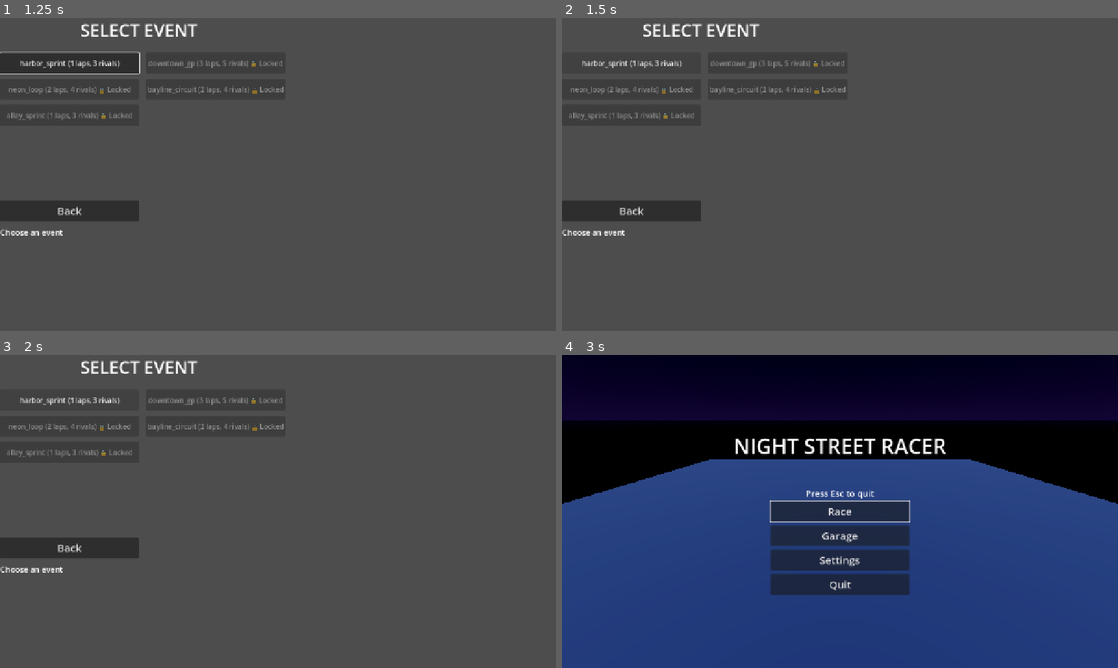
Above: before the commit, frames 1-4 (two rows, left to right).
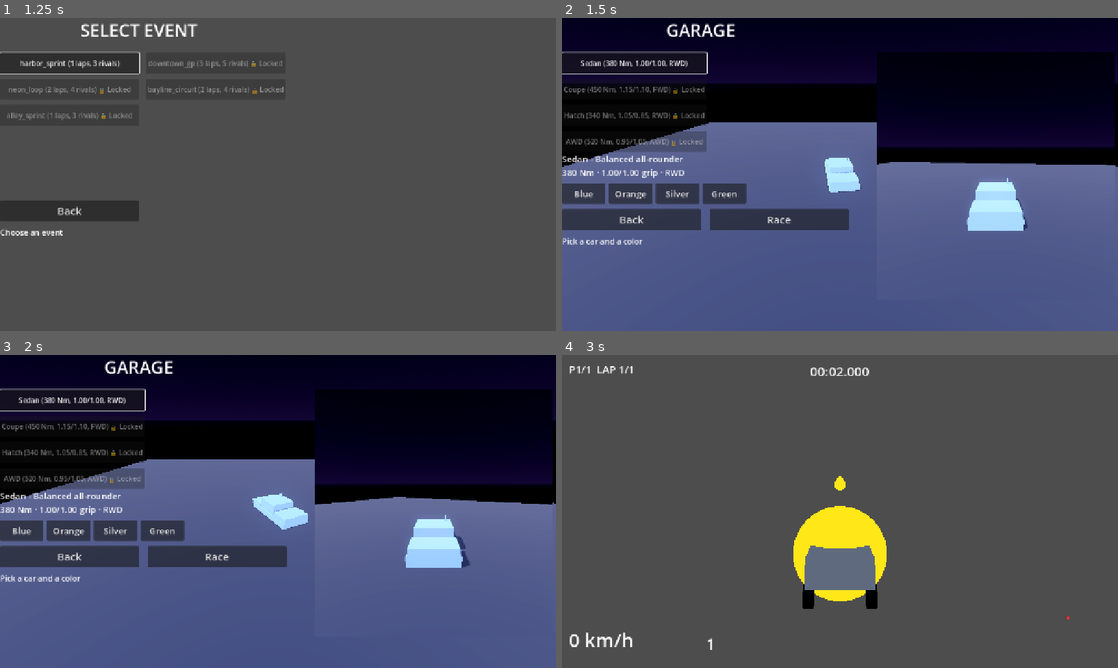
Above: after the commit, the same moments.

Repository: techafreshh/night-street-racer
Game: Godot game, scene res://scenes/ui/main_menu.tscn
The game is run twice, just before and just after one commit, with the same random seed, the same clock (stepped at 60 frames per second) and the same inputs.
Inputs (mouse positions are in pixels of both pictures, inside the frame that each line leads up to):
- Up to frame 1 (1.25 s): click "Race" at 0.5 s
- Up to frame 2 (1.5 s): click "harbor_sprint (1 laps, 3 riva…" at 1.25 s
- Up to frame 3 (2 s): no input
- Up to frame 4 (3 s): click (778, 555) at 2 s, where only the run after the commit has a clickable "Race"; click (628, 549) at 2.75 s, where only the run before the commit has a clickable "Back"

Frame 1 is identical in both runs. In frame 2, 99% of the frame differs, in the area x 0-100%, y 0-100%; in frame 3, 99%; in frame 4, 100%.

Commit message:
[#23] Pause menu and race flow wiring (menu to results) (#152)
* Add pause overlay (pause.gd + pause_menu.tscn)

Standalone CanvasLayer pause menu (process_mode ALWAYS, hidden by
default) with Resume/Restart/Quit buttons. Toggles get_tree().paused
on the combined pause/ui_cancel action, printing PAUSED/RESUMED, so
mid-race has a clean escape hatch that works while the tree is paused.

* Add full race scenes with race controller (menu to results wiring)

RaceScene controller spawns the GameState-selected car above the
route's first checkpoint, binds Route gates to the EventManager flow,
and hands a RacePositions finish table to GameState before changing to
results.tscn (guarded, stays in-race when absent). One declarative
race_<route_id>.tscn per event composing EventManager, Route, HUD,
and the pause menu; restart_race() re-arms manager + route for the
pause Restart button.

* Close the menu flow: event select advances to garage, garage starts races

_on_event_chosen now changes to garage.tscn after select_event, and
garage gains a StartButton that loads race_<current_event>.tscn
(harbor_sprint fallback). Back navigation and preview/grid code are
untouched.

* Register pause and race-flow contract tests

Adds test_pause_menu_scene, test_pause_toggle_freezes_tree,
test_race_scene_boots, and test_event_to_garage_flow in the
established check() style. Suite: 100 passed, 0 failed.

Diff:
--- /dev/null
+++ b/scenes/races/race_alley_sprint.tscn
@@ -0,0 +1,23 @@
+[gd_scene load_steps=7 format=3]
+
+[ext_resource type="Script" path="res://scripts/race/race.gd" id="1"]
+[ext_resource type="Script" path="res://scripts/race/event_manager.gd" id="2"]
+[ext_resource type="Resource" path="res://assets/events/alley_sprint.tres" id="3"]
+[ext_resource type="Script" path="res://scripts/race/route.gd" id="4"]
+[ext_resource type="PackedScene" path="res://scenes/ui/hud.tscn" id="5"]
+[ext_resource type="PackedScene" path="res://scenes/ui/pause_menu.tscn" id="6"]
+
+[node name="RaceAlleySprint" type="Node3D"]
+script = ExtResource("1")
+
+[node name="EventManager" type="Node" parent="."]
+script = ExtResource("2")
+event = ExtResource("3")
+
+[node name="Route" type="Node3D" parent="."]
+script = ExtResource("4")
+event = ExtResource("3")
+
+[node name="HUD" parent="." instance=ExtResource("5")]
+
+[node name="PauseMenu" parent="." instance=ExtResource("6")]
--- /dev/null
+++ b/scenes/races/race_bayline_circuit.tscn
@@ -0,0 +1,23 @@
+[gd_scene load_steps=7 format=3]
+
+[ext_resource type="Script" path="res://scripts/race/race.gd" id="1"]
+[ext_resource type="Script" path="res://scripts/race/event_manager.gd" id="2"]
+[ext_resource type="Resource" path="res://assets/events/bayline_circuit.tres" id="3"]
+[ext_resource type="Script" path="res://scripts/race/route.gd" id="4"]
+[ext_resource type="PackedScene" path="res://scenes/ui/hud.tscn" id="5"]
+[ext_resource type="PackedScene" path="res://scenes/ui/pause_menu.tscn" id="6"]
+
+[node name="RaceBaylineCircuit" type="Node3D"]
+script = ExtResource("1")
+
+[node name="EventManager" type="Node" parent="."]
+script = ExtResource("2")
+event = ExtResource("3")
+
+[node name="Route" type="Node3D" parent="."]
+script = ExtResource("4")
+event = ExtResource("3")
+
+[node name="HUD" parent="." instance=ExtResource("5")]
+
+[node name="PauseMenu" parent="." instance=ExtResource("6")]
--- /dev/null
+++ b/scenes/races/race_downtown_gp.tscn
@@ -0,0 +1,23 @@
+[gd_scene load_steps=7 format=3]
+
+[ext_resource type="Script" path="res://scripts/race/race.gd" id="1"]
+[ext_resource type="Script" path="res://scripts/race/event_manager.gd" id="2"]
+[ext_resource type="Resource" path="res://assets/events/downtown_gp.tres" id="3"]
+[ext_resource type="Script" path="res://scripts/race/route.gd" id="4"]
+[ext_resource type="PackedScene" path="res://scenes/ui/hud.tscn" id="5"]
+[ext_resource type="PackedScene" path="res://scenes/ui/pause_menu.tscn" id="6"]
+
+[node name="RaceDowntownGp" type="Node3D"]
+script = ExtResource("1")
+
+[node name="EventManager" type="Node" parent="."]
+script = ExtResource("2")
+event = ExtResource("3")
+
+[node name="Route" type="Node3D" parent="."]
+script = ExtResource("4")
+event = ExtResource("3")
+
+[node name="HUD" parent="." instance=ExtResource("5")]
+
+[node name="PauseMenu" parent="." instance=ExtResource("6")]
--- /dev/null
+++ b/scenes/races/race_harbor_sprint.tscn
@@ -0,0 +1,23 @@
+[gd_scene load_steps=7 format=3]
+
+[ext_resource type="Script" path="res://scripts/race/race.gd" id="1"]
+[ext_resource type="Script" path="res://scripts/race/event_manager.gd" id="2"]
+[ext_resource type="Resource" path="res://assets/events/harbor_sprint.tres" id="3"]
+[ext_resource type="Script" path="res://scripts/race/route.gd" id="4"]
+[ext_resource type="PackedScene" path="res://scenes/ui/hud.tscn" id="5"]
+[ext_resource type="PackedScene" path="res://scenes/ui/pause_menu.tscn" id="6"]
+
+[node name="RaceHarborSprint" type="Node3D"]
+script = ExtResource("1")
+
+[node name="EventManager" type="Node" parent="."]
+script = ExtResource("2")
+event = ExtResource("3")
+
+[node name="Route" type="Node3D" parent="."]
+script = ExtResource("4")
+event = ExtResource("3")
+
+[node name="HUD" parent="." instance=ExtResource("5")]
+
+[node name="PauseMenu" parent="." instance=ExtResource("6")]
--- /dev/null
+++ b/scenes/races/race_neon_loop.tscn
@@ -0,0 +1,23 @@
+[gd_scene load_steps=7 format=3]
+
+[ext_resource type="Script" path="res://scripts/race/race.gd" id="1"]
+[ext_resource type="Script" path="res://scripts/race/event_manager.gd" id="2"]
+[ext_resource type="Resource" path="res://assets/events/neon_loop.tres" id="3"]
+[ext_resource type="Script" path="res://scripts/race/route.gd" id="4"]
+[ext_resource type="PackedScene" path="res://scenes/ui/hud.tscn" id="5"]
+[ext_resource type="PackedScene" path="res://scenes/ui/pause_menu.tscn" id="6"]
+
+[node name="RaceNeonLoop" type="Node3D"]
+script = ExtResource("1")
+
+[node name="EventManager" type="Node" parent="."]
+script = ExtResource("2")
+event = ExtResource("3")
+
+[node name="Route" type="Node3D" parent="."]
+script = ExtResource("4")
+event = ExtResource("3")
+
+[node name="HUD" parent="." instance=ExtResource("5")]
+
+[node name="PauseMenu" parent="." instance=ExtResource("6")]
--- a/scenes/ui/garage.tscn
+++ b/scenes/ui/garage.tscn
@@ -122,6 +122,15 @@
 theme_override_font_sizes/font_size = 24
 text = "Back"
 
+[node name="StartButton" type="Button" parent="UI/Menu"]
+offset_left = 340.0
+offset_top = 440.0
+offset_right = 660.0
+offset_bottom = 488.0
+custom_minimum_size = Vector2(320, 48)
+theme_override_font_sizes/font_size = 24
+text = "Race"
+
 [node name="InfoLabel" type="Label" parent="UI/Menu"]
 offset_top = 500.0
 offset_right = 640.0
--- /dev/null
+++ b/scenes/ui/pause_menu.tscn
@@ -0,0 +1,48 @@
+[gd_scene load_steps=2 format=3]
+
+[ext_resource type="Script" path="res://scripts/ui/pause.gd" id="1"]
+
+[node name="PauseMenu" type="CanvasLayer"]
+process_mode = 3
+visible = false
+script = ExtResource("1")
+
+[node name="Dim" type="ColorRect" parent="."]
+anchors_preset = 15
+anchor_right = 1.0
+anchor_bottom = 1.0
+grow_horizontal = 2
+grow_vertical = 2
+color = Color(0, 0, 0, 0.6)
+
+[node name="VBox" type="VBoxContainer" parent="."]
+anchor_left = 0.5
+anchor_top = 0.5
+anchor_right = 0.5
+anchor_bottom = 0.5
+offset_left = -160.0
+offset_top = -150.0
+offset_right = 160.0
+offset_bottom = 150.0
+theme_override_constants/separation = 8
+
+[node name="Title" type="Label" parent="VBox"]
+custom_minimum_size = Vector2(320, 48)
+theme_override_font_sizes/font_size = 40
+text = "PAUSED"
+horizontal_alignment = 1
+
+[node name="ResumeButton" type="Button" parent="VBox"]
+custom_minimum_size = Vector2(320, 48)
+theme_override_font_sizes/font_size = 24
+text = "Resume"
+
+[node name="RestartButton" type="Button" parent="VBox"]
+custom_minimum_size = Vector2(320, 48)
+theme_override_font_sizes/font_size = 24
+text = "Restart"
+
+[node name="QuitButton" type="Button" parent="VBox"]
+custom_minimum_size = Vector2(320, 48)
+theme_override_font_sizes/font_size = 24
+text = "Quit"
--- /dev/null
+++ b/scripts/race/race.gd
@@ -0,0 +1,152 @@
+class_name RaceScene
+extends Node3D
+## Thin full-race controller: one declarative scene per event composing the
+## shared ground slab, a player car, the Route gates, the EventManager flow,
+## the HUD sink, and the pause overlay. Never duplicates countdown or clock
+## logic (event_manager.gd owns it); restart only re-arms manager + route.
+## Safe to boot alone: every lookup is guarded and the finish handoff
+## degrades to staying in-race when results.tscn is absent. Prints
+## RACE_READY so headless boots can gate on it.
+
+## Fallbacks when GameState carries no selection yet.
+const FALLBACK_EVENT := "harbor_sprint"
+const FALLBACK_CAR := "sedan"
+
+var _event_id := FALLBACK_EVENT
+var _manager: RaceEventManager = null
+var _route: RaceRoute = null
+
+
+func _ready() -> void:
+	_manager = get_node_or_null("EventManager") as RaceEventManager
+	_route = get_node_or_null("Route") as RaceRoute
+	_resolve_event_id()
+	_build_ground()
+	_spawn_player_car()
+	_bind_race()
+	print("RACE_READY %s" % _event_id)
+
+
+## Re-arm both halves of the race flow so the pause Restart button never
+## touches countdown internals.
+func restart_race() -> void:
+	if _manager != null:
+		_manager.reset_race()
+	if _route != null:
+		_route.reset_race()
+
+
+## Shared ground slab so headless boots have valid car physics.
+func _build_ground() -> void:
+	var ground := StaticBody3D.new()
+	ground.name = "Ground"
+	var shape := CollisionShape3D.new()
+	var box := BoxShape3D.new()
+	box.size = Vector3(1000, 1, 1000)
+	shape.shape = box
+	ground.add_child(shape)
+	ground.position = Vector3(0, -0.5, 0)
+	add_child(ground)
+
+
+## Event handle from GameState, defaulting to harbor_sprint when empty.
+func _resolve_event_id() -> void:
+	var gs := get_node_or_null("/root/GameState")
+	if gs != null:
+		var current := StringName(gs.get("current_event"))
+		if current != &"":
+			_event_id = String(current)
+
+
+## Car handle from GameState, defaulting to DEFAULT_CAR when empty,
+## mirroring menu.gd _on_garage's fill-default behavior.
+func _resolve_car_id() -> String:
+	var gs := get_node_or_null("/root/GameState")
+	if gs != null:
+		var picked := StringName(gs.get("selected_car"))
+		if picked != &"":
+			return String(picked)
+		var fallback := StringName(gs.get("DEFAULT_CAR"))
+		if fallback != &"":
+			return String(fallback)
+	return FALLBACK_CAR
+
+
+## Instance the picked car scene (sedan when the pick is missing), sample
+## player input through the vehicle_controller.gd input seam, and spawn it
+## above the route's first checkpoint facing the second.
+func _spawn_player_car() -> void:
+	var car_id := _resolve_car_id()
+	var path := "res://scenes/vehicles/car_%s.tscn" % car_id
+	if not ResourceLoader.exists(path):
+		path = "res://scenes/vehicles/car_sedan.tscn"
+	var packed := load(path) as PackedScene
+	if packed == null:
+		push_warning("RaceScene: missing car scene %s" % path)
+		return
+	var car := packed.instantiate() as VehicleController
+	if car == null:
+		return
+	car.use_player_input = true
+	add_child(car)
+	_place_on_route(car)
+
+
+func _place_on_route(car: VehicleController) -> void:
+	var points := PackedVector3Array()
+	if _route != null and _route.event != null:
+		points = _route.event.checkpoints
+	if points.size() < 2:
+		var ev := load("res://assets/events/%s.tres" % _event_id) as RaceEvent
+		if ev != null:
+			points = ev.checkpoints
+	if points.size() < 2:
+		car.global_transform = Transform3D(Basis(), Vector3(0, 1.0, 0))
+		return
+	var start: Vector3 = points[0]
+	var next: Vector3 = points[1]
+	var flat := Vector3(next.x - start.x, 0.0, next.z - start.z)
+	if flat.length() < 0.01:
+		flat = Vector3(0, 0, -1.0)
+	flat = flat.normalized()
+	var yaw := atan2(-flat.x, -flat.z)
+	car.global_transform = Transform3D(Basis(Vector3.UP, yaw), Vector3(start.x, start.y + 1.0, start.z))
+
+
+## Bind the route gates to the manager flow, subscribe the finish handoff,
+## and seed the HUD through its existing setters only.
+func _bind_race() -> void:
+	if _manager != null and _route != null:
+		_manager.bind_route(_route)
+	if _manager != null:
+		if not _manager.race_finished.is_connected(_on_finished):
+			_manager.race_finished.connect(_on_finished)
+	var hud := get_node_or_null("HUD")
+	if hud != null and hud.has_method("set_race_time"):
+		hud.call("set_race_time", 0.0)
+
+
+## Record the solo player finish through a RacePositions table, hand it to
+## GameState for the results screen when it exposes the writer, and change
+## to results.tscn only when the scene exists; otherwise stay in-race (the
+## manager already printed FINISHED).
+func _on_finished() -> void:
+	var table := RacePositions.new()
+	var race_time := 0.0
+	if _manager != null:
+		race_time = _manager.race_time
+	table.record_finish("player", race_time)
+	var result := {
+		"event_id": _event_id,
+		"places": table.ordered_results(),
+		"player_racer": "player",
+	}
+	var gs := get_node_or_null("/root/GameState")
+	if gs != null and gs.has_method("set_last_result"):
+		gs.call("set_last_result", result)
+	if not ResourceLoader.exists("res://scenes/ui/results.tscn"):
+		return
+	var tree := get_tree()
+	if tree == null:
+		return
+	tree.change_scene_to_file("res://scenes/ui/results.tscn")
--- a/scripts/ui/garage.gd
+++ b/scripts/ui/garage.gd
@@ -73,6 +73,7 @@
 	_resolve_selection()
 	_build_swatches()
 	_wire_back()
+	_wire_start()
 	_build_car_grid_async()
 
 
@@ -207,6 +208,29 @@
 		back.pressed.connect(_on_back)
 
 
+func _wire_start() -> void:
+	var start := find_child("StartButton", true, false) as BaseButton
+	if start != null:
+		start.pressed.connect(_on_start_race)
+
+
+func _on_start_race() -> void:
+	var event_id := "harbor_sprint"
+	var gs := _game_state()
+	if gs != null:
+		var current := StringName(gs.get("current_event"))
+		if current != &"":
+			event_id = String(current)
+	var path := "res://scenes/races/race_%s.tscn" % event_id
+	if not ResourceLoader.exists(path):
+		path = "res://scenes/races/race_harbor_sprint.tscn"
+	print("RACE_START %s" % path.get_file().get_basename())
+	var tree := get_tree()
+	if tree == null:
+		return
+	tree.change_scene_to_file(path)
+
+
 ## Focus the first unlocked car so keyboard/gamepad can start at once.
 func _focus_first() -> void:
 	var grid := find_child("CarGrid", true, false)
--- a/scripts/ui/menu.gd
+++ b/scripts/ui/menu.gd
@@ -202,3 +202,7 @@
 	if gs != null:
 		gs.select_event(route_id)
 		print("EVENT_SELECTED %s" % route_id)
+	var tree := get_tree()
+	if tree == null:
+		return
+	tree.change_scene_to_file("res://scenes/ui/garage.tscn")
--- /dev/null
+++ b/scripts/ui/pause.gd
@@ -0,0 +1,118 @@
+class_name PauseMenu
+extends CanvasLayer
+## Standalone pause overlay for race scenes: toggles get_tree().paused on
+## the shared pause/ui_cancel action, prints PAUSED/RESUMED so headless
+## boots can gate on it, and offers Resume/Restart/Quit. Runs with
+## PROCESS_MODE_ALWAYS (set both in the .tscn and in _ready) so input and
+## button callbacks still fire while the tree is paused; everything else
+## keeps INHERIT so physics and clocks freeze. Safe to boot alone: every
+## lookup is guarded and _ready prints nothing.
+
+var _paused := false
+var _was_pressed := false
+var _event_frame := -1
+
+
+func _ready() -> void:
+	process_mode = Node.PROCESS_MODE_ALWAYS
+	visible = false
+	_resync_input_state()
+	var resume := _btn("ResumeButton")
+	if resume != null:
+		resume.pressed.connect(_on_resume)
+	var restart := _btn("RestartButton")
+	if restart != null:
+		restart.pressed.connect(_on_restart)
+	var quit_btn := _btn("QuitButton")
+	if quit_btn != null:
+		quit_btn.pressed.connect(_on_quit)
+
+
+func _unhandled_input(event: InputEvent) -> void:
+	if event is InputEventKey and (event as InputEventKey).echo:
+		return
+	if event.is_action_pressed("pause") or event.is_action_pressed("ui_cancel"):
+		_event_frame = Engine.get_process_frames()
+		toggle_pause()
+		_resync_input_state()
+
+
+## Edge poll for programmatic injection (Input.action_press sets state with
+## no event to dispatch): toggles once per rising edge. Shares the frame
+## guard with the event path so one press never toggles twice.
+func _process(_delta: float) -> void:
+	var pressed := Input.is_action_pressed("pause") or Input.is_action_pressed("ui_cancel")
+	if pressed and not _was_pressed:
+		if _event_frame != Engine.get_process_frames():
+			toggle_pause()
+	_was_pressed = pressed
+
+
+func toggle_pause() -> void:
+	if _paused:
+		_resume()
+	else:
+		_pause()
+
+
+func is_paused() -> bool:
+	return _paused
+
+
+func _pause() -> void:
+	_paused = true
+	var tree := get_tree()
+	if tree != null:
+		tree.paused = true
+	visible = true
+	print("PAUSED")
+	var resume := _btn("ResumeButton")
+	if resume != null:
+		resume.grab_focus()
+
+
+func _resume() -> void:
+	_paused = false
+	var tree := get_tree()
+	if tree != null:
+		tree.paused = false
+	visible = false
+	print("RESUMED")
+
+
+func _on_resume() -> void:
+	if _paused:
+		_resume()
+
+
+func _on_restart() -> void:
+	var parent := get_parent()
+	if parent != null and parent.has_method("restart_race"):
+		parent.call("restart_race")
+	else:
+		var tree := get_tree()
+		if tree != null:
+			tree.reload_current_scene()
+	if _paused:
+		_resume()
+
+
+func _on_quit() -> void:
+	_paused = false
+	var tree := get_tree()
+	if tree != null:
+		tree.paused = false
+	visible = false
+	if tree == null:
+		return
+	tree.change_scene_to_file("res://scenes/ui/main_menu.tscn")
+
+
+func _btn(button_name: String) -> BaseButton:
+	return find_child(button_name, true, false) as BaseButton
+
+
+## Seed the edge poll from the live action state so a press that started
+## before _ready does not read as a fresh rising edge on the first frame.
+func _resync_input_state() -> void:
+	_was_pressed = Input.is_action_pressed("pause") or Input.is_action_pressed("ui_cancel")
--- a/tests/run_all.gd
+++ b/tests/run_all.gd
@@ -121,6 +121,10 @@
 		"test_save_system_sanitizes_unlock_lists",
 		"top3_unlocks_next_event",
 		"win_unlocks_car",
+		"test_pause_menu_scene",
+		"test_pause_toggle_freezes_tree",
+		"test_race_scene_boots",
+		"test_event_to_garage_flow",
 	]
 	for t: String in tests:
 		await _run_test(t)
@@ -3915,3 +3919,161 @@
 	root.remove_child(instance)
 	instance.free()
 	return true
+
+func test_pause_menu_scene() -> bool:
+	var packed = load("res://scenes/ui/pause_menu.tscn")
+	check(packed is PackedScene, "pause_menu.tscn loads as PackedScene")
+	if not (packed is PackedScene):
+		return true
+	var instance: Node = packed.instantiate()
+	check(instance != null, "pause menu instantiates")
+	if instance == null:
+		return true
+	check(instance.name == "PauseMenu", "root node is PauseMenu")
+	check(instance.get_script() != null, "pause root carries the Pause script")
+	check(instance.process_mode == Node.PROCESS_MODE_ALWAYS, "pause root runs with PROCESS_MODE_ALWAYS")
+	check((instance as CanvasLayer).visible == false, "pause menu starts hidden")
+	for bname in ["ResumeButton", "RestartButton", "QuitButton"]:
+		var btn := instance.find_child(bname, true, false) as BaseButton
+		check(btn != null, "pause menu has %s" % bname)
+		if btn != null:
+			check(btn.custom_minimum_size == Vector2(320, 48), "%s keeps the 320x48 contract" % bname)
+	var src := FileAccess.get_file_as_string("res://scripts/ui/pause.gd")
+	check(src.contains("PAUSED"), "pause script prints PAUSED")
+	check(src.contains("RESUMED"), "pause script prints RESUMED")
+	check(src.contains("get_tree().paused"), "pause script toggles get_tree().paused")
+	check(src.contains("restart_race"), "pause script restarts through restart_race")
+	check(src.contains("main_menu.tscn"), "pause script quits to the main menu")
+	for banned in ["_physics_process", "apply_force", "apply_central_force", "linear_velocity", "angular_velocity", "RayCast", "PhysicsDirectBodyState3D"]:
+		check(not src.contains(banned), "pause script carries no %s" % banned)
+	instance.free()
+	return true
+
+func test_pause_toggle_freezes_tree() -> bool:
+	var packed = load("res://scenes/ui/pause_menu.tscn")
+	check(packed is PackedScene, "pause_menu.tscn loads as PackedScene for the toggle probe")
+	if not (packed is PackedScene):
+		return true
+	var instance: Node = packed.instantiate()
+	check(instance != null, "pause menu instantiates for the toggle probe")
+	if instance == null:
+		return true
+	root.add_child(instance)
+	await process_frame
+	await process_frame
+	var tree := instance.get_tree()
+	check(tree != null, "pause menu is in the tree for the toggle probe")
+	if tree == null:
+		root.remove_child(instance)
+		instance.free()
+		return true
+	check(tree.paused == false, "tree starts unpaused")
+	check((instance as CanvasLayer).visible == false, "pause menu starts hidden in the tree")
+	var first := InputEventAction.new()
+	first.action = &"pause"
+	first.pressed = true
+	instance.call("_unhandled_input", first)
+	check(tree.paused == true, "first pause press pauses the tree")
+	check((instance as CanvasLayer).visible == true, "pause menu shows while paused")
+	var second := InputEventAction.new()
+	second.action = &"pause"
+	second.pressed = true
+	instance.call("_unhandled_input", second)
+	check(tree.paused == false, "second pause press resumes the tree")
+	check((instance as CanvasLayer).visible == false, "pause menu hides on resume")
+	tree.paused = false
+	root.remove_child(instance)
+	instance.free()
+	await process_frame
+	return true
+
+func test_race_scene_boots() -> bool:
+	var stems: Array[String] = ["harbor_sprint", "downtown_gp", "neon_loop", "bayline_circuit", "alley_sprint"]
+	for stem in stems:
+		var packed = load("res://scenes/races/race_%s.tscn" % stem)
+		check(packed is PackedScene, "race_%s.tscn loads as PackedScene" % stem)
+		if not (packed is PackedScene):
+			continue
+		var instance: Node = packed.instantiate()
+		check(instance != null, "race_%s instantiates" % stem)
+		if instance == null:
+			continue
+		root.add_child(instance)
+		await process_frame
+		await process_frame
+		var manager := instance.get_node_or_null("EventManager")
+		check(manager != null, "race_%s has an EventManager" % stem)
+		if manager != null:
+			check(int(manager.get("state")) == 0, "race_%s manager starts in COUNTDOWN" % stem)
+		check(instance.get_node_or_null("Route") != null, "race_%s has a Route" % stem)
+		check(instance.get_node_or_null("HUD") != null, "race_%s has a HUD" % stem)
+		check(instance.get_node_or_null("PauseMenu") != null, "race_%s has a PauseMenu" % stem)
+		check(instance.has_method("restart_race"), "race_%s exposes restart_race" % stem)
+		for _i in 60:
+			await process_frame
+		root.remove_child(instance)
+		instance.free()
+		await process_frame
+		await physics_frame
+	var src := FileAccess.get_file_as_string("res://scripts/race/race.gd")
+	check(src.contains("RACE_READY"), "race script prints RACE_READY")
+	check(src.contains("restart_race"), "race script exposes restart_race")
+	check(src.contains("set_last_result"), "race script hands the result to GameState")
+	check(src.contains("results.tscn"), "race script finishes into results.tscn")
+	return true
+
+func test_event_to_garage_flow() -> bool:
+	var packed = load("res://scenes/ui/event_select.tscn")
+	check(packed is PackedScene, "event_select.tscn loads as PackedScene for the flow probe")
+	if not (packed is PackedScene):
+		return true
+	var gs: Node = root.get_node_or_null("GameState")
+	check(gs != null, "GameState singleton is reachable for the flow probe")
+	if gs == null:
+		return true
+	var resolved := &""
+	for stem in ["harbor_sprint", "downtown_gp", "neon_loop", "bayline_circuit", "alley_sprint"]:
+		var ev := load("res://assets/events/%s.tres" % stem) as RaceEvent
+		if ev != null and MenuUI.is_unlocked(ev):
+			resolved = StringName(stem)
+			break
+	check(resolved != &"", "at least one event is unlocked for the flow probe")
+	if resolved == &"":
+		return true
+	var instance: Node = packed.instantiate()
+	check(instance != null, "event select instantiates for the flow probe")
+	if instance == null:
+		return true
+	root.add_child(instance)
+	await process_frame
+	await process_frame
+	var btn := instance.find_child("Event_" + String(resolved), true, false) as BaseButton
+	check(btn != null, "flow probe has Event_%s button" % String(resolved))
+	if btn == null:
+		root.remove_child(instance)
+		instance.free()
+		return true
+	var prev := StringName(gs.get("current_event"))
+	btn.pressed.emit()
+	await process_frame
+	await process_frame
+	check(StringName(gs.get("current_event")) == resolved, "event press writes current_event")
+	var swapped := current_scene
+	check(swapped != null and swapped != instance, "event press leaves EventSelect")
+	check(swapped != null and (swapped.name == "Garage" or swapped.find_child("CarGrid", true, false) != null), "event press navigates to the garage scene")
+	var garage_grid := swapped.find_child("CarGrid", true, false) as GridContainer if swapped != null else null
+	for _i in 40:
+		if garage_grid != null and is_instance_valid(garage_grid) and garage_grid.get_child_count() >= 4:
+			break
+		await process_frame
+	if swapped != null and swapped != instance and is_instance_valid(swapped):
+		if swapped.get_parent() == root:
+			root.remove_child(swapped)
+		swapped.free()
+		await process_frame
+	root.remove_child(instance)
+	instance.free()
+	await process_frame
+	gs.set("current_event", prev)
+	await process_frame
+	return true
Not shown, added: scripts/race/race.gd.uid
Not shown, added: scripts/ui/pause.gd.uid
